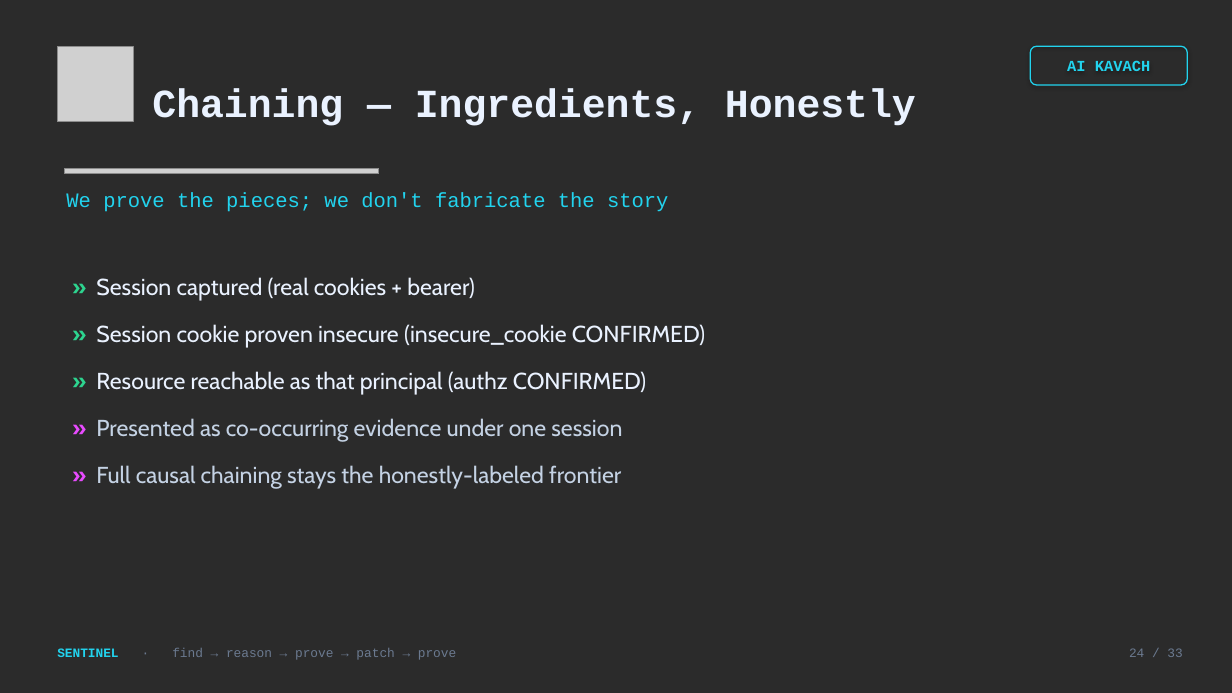
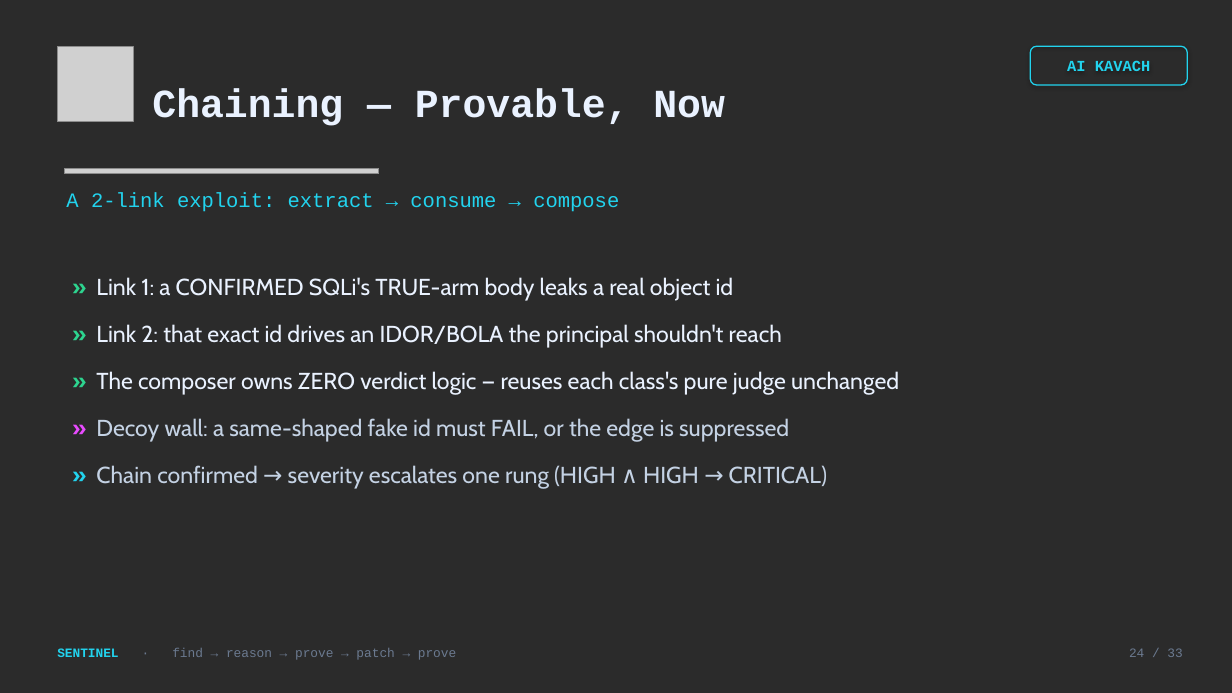
Before and after one commit to arjishnik-sketch/sentinel, a slide deck: slide 24 of deck/Sentinel_AI_Kavach.pptx. Drawn at 1232x693 pixels with LibreOffice and Linux fonts; fonts in the diff are those of the drawing; grey boxes stand for pictures; background and template pictures are left out; a plain dark background stands for a picture behind light text. Boxes give left, top, right and bottom in pixels: in the first picture for what was removed or moved away, otherwise in the second. Text is boxed around its words. In the diff, an @@ line names an element or a change of style, - is before the commit and + after.

```diff
--- a/deck/Sentinel_AI_Kavach.pptx
+++ b/deck/Sentinel_AI_Kavach.pptx
@@ text at <box>152,88,725,126</box>: text changed @@
-Chaining — Ingredients, Honestly
+Chaining — Provable, Now
@@ text at <box>66,192,619,212</box>: text changed @@
-We prove the pieces; we don't fabricate the story
+A 2-link exploit: extract → consume → compose
@@ text at <box>96,277,899,489</box>: text changed @@
-» Session captured (real cookies + bearer)
-» Session cookie proven insecure (insecure_cookie CONFIRMED)
-» Resource reachable as that principal (authz CONFIRMED)
-» Presented as co-occurring evidence under one session
-» Full causal chaining stays the honestly-labeled frontier
+» Link 1: a CONFIRMED SQLi's TRUE-arm body leaks a real object id
+» Link 2: that exact id drives an IDOR/BOLA the principal shouldn't reach
+» The composer owns ZERO verdict logic — reuses each class's pure judge unchanged
+» Decoy wall: a same-shaped fake id must FAIL, or the edge is suppressed
+» Chain confirmed → severity escalates one rung (HIGH ∧ HIGH → CRITICAL)
```
Also in this commit, not shown: 7 other slides changed, 1 other file.
